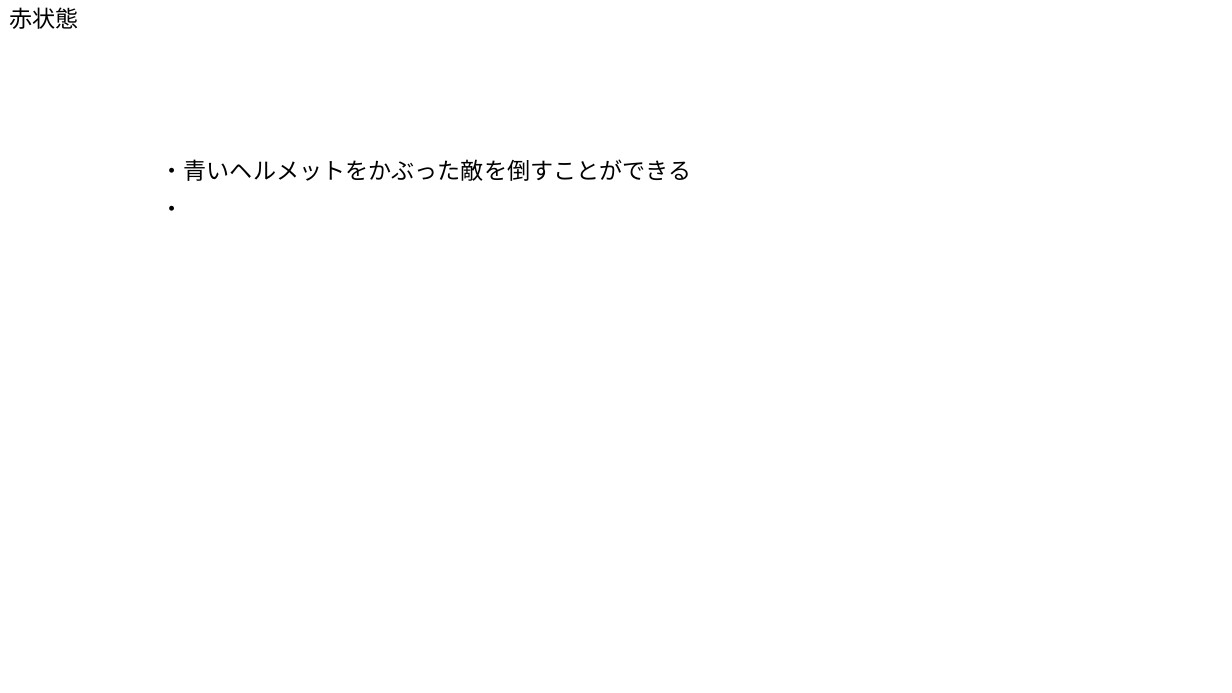
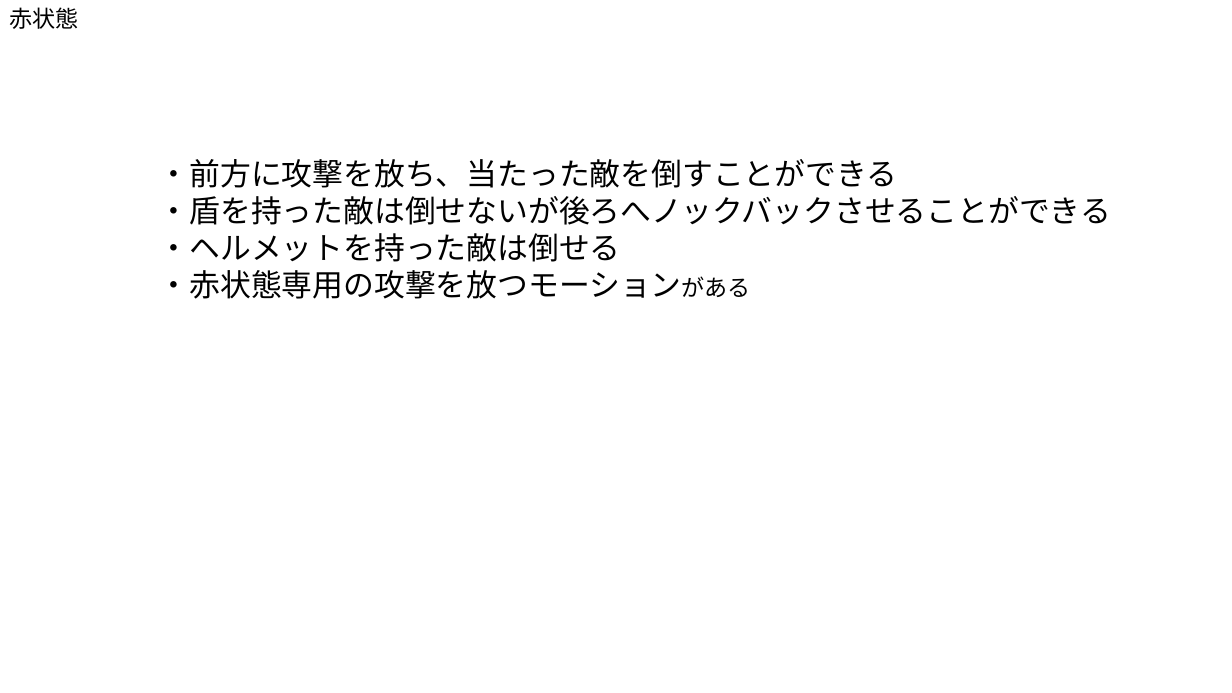
Before and after one commit to Akiyoshi-2/GameProbuctionPractice1, a slide deck: slide 3 of 仕様書/プレイヤー.pptx. Drawn at 1232x693 pixels with LibreOffice and Linux fonts; fonts in the diff are those of the drawing. Boxes give left, top, right and bottom in pixels: in the first picture for what was removed or moved away, otherwise in the second. Text is boxed around its words. In the diff, an @@ line names an element or a change of style, - is before the commit and + after.

```diff
--- a/仕様書/プレイヤー.pptx
+++ b/仕様書/プレイヤー.pptx
@@ text at [159, 159, 1111, 299]: text changed; size 18 to 24 pt @@
-・青いヘルメットをかぶった敵を倒すことができる
+・前方に攻撃を放ち、当たった敵を倒すことができる
+・盾を持った敵は倒せないが後ろへノックバックさせることができる
+・ヘルメットを持った敵は倒せる
+・赤状態専用の攻撃を放つモーションがある
@@ text removed at [161, 205, 184, 211] @@
-・
```
Also in this commit, not shown: 3 other slides changed.
